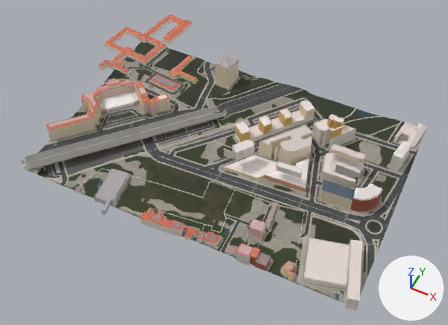
Two versions of the glTF model public/tiles/lumiar/t_0_5.glb, one commit apart.
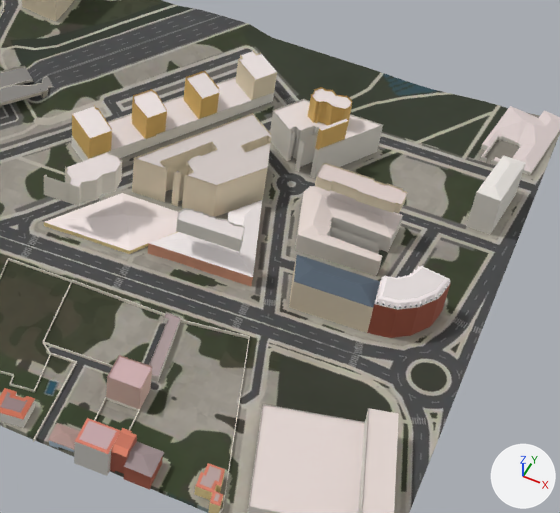
The first picture shows the older version from a 50 mm lens placed at (-1368.0, 6345.0, 762.0), pointed at (-1647.0, 6902.0, 66.0). The close-ups show the older and then the newer version on the part from 46% to 95% of the width and 25% to 86% of the height of that picture. Only the edits that show in the close-ups are written down. Every picture has the same lights, and +X, +Y and +Z are marked at lower right. Where no turn or scale is listed for an object, it has been applied to the vertices. Vertices at exactly the same position are counted once.

In view in the first close-up: 'buildings', 'terrain'.
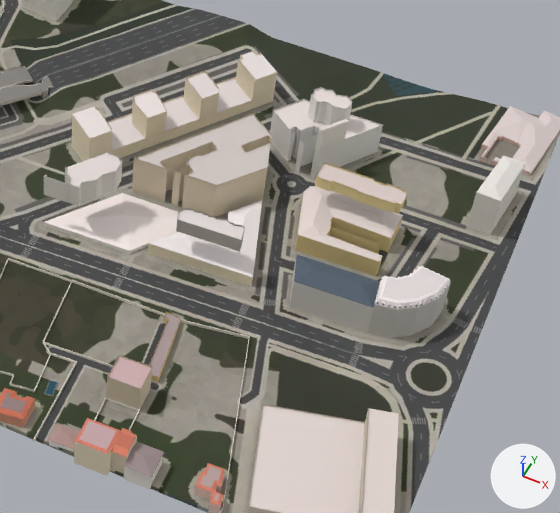
Changed parts and their boxes (x1, y1, x2, y2) in the close-ups (560 x 513 px):
part 1 of me_buildings, recoloured: (0, 0, 533, 513) in both

Edits to the bpy script that builds the scene:
```text
Change me_buildings:
    where me_buildings.from_pydata(...)  # 4127 vertices, 5465 faces; spans x -278.0..278.0, y -216.0..216.0, z -24.0..24.0
    used by ob_buildings; location = (-1667.6, 6943.9, 109.0)
    me_buildings part 1: 5465 faces centred in x -275.0..274.0, y -216.0..215.0, z -22.0..24.0 are repainted in the vertex colours, in many colours
```
